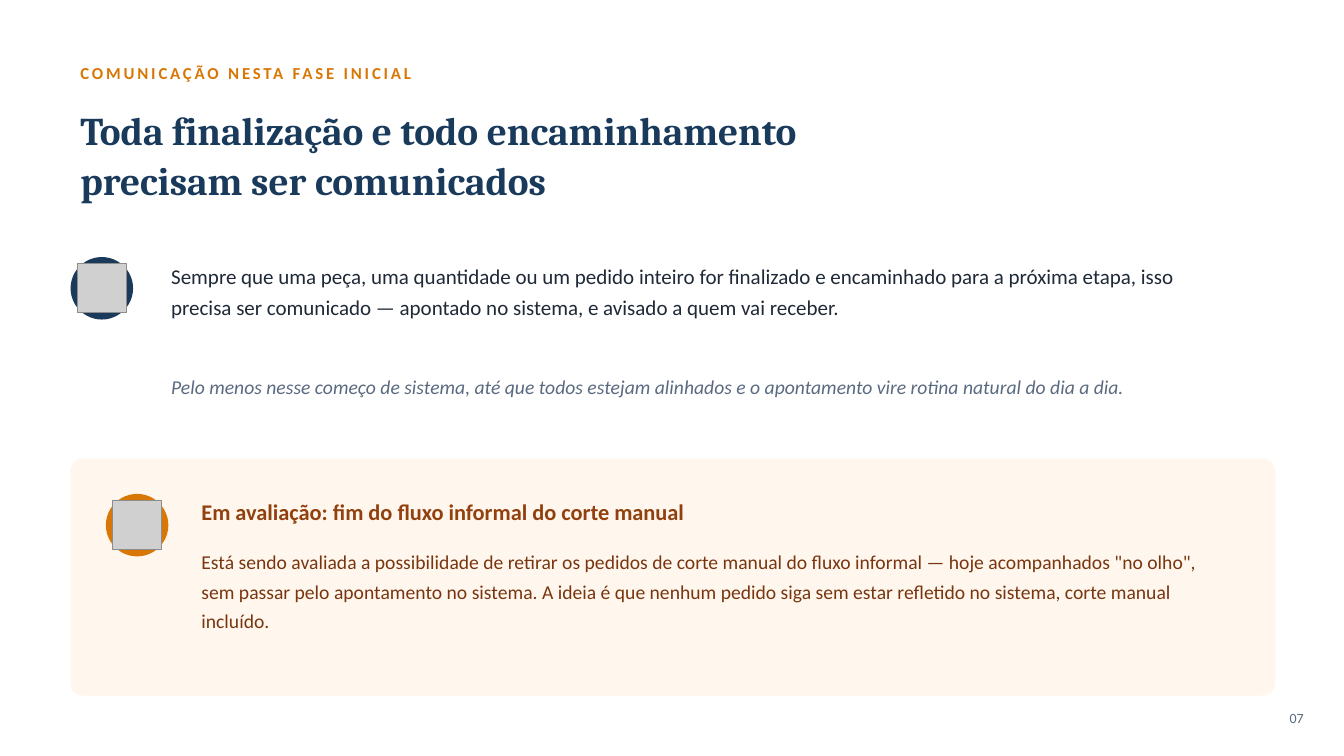
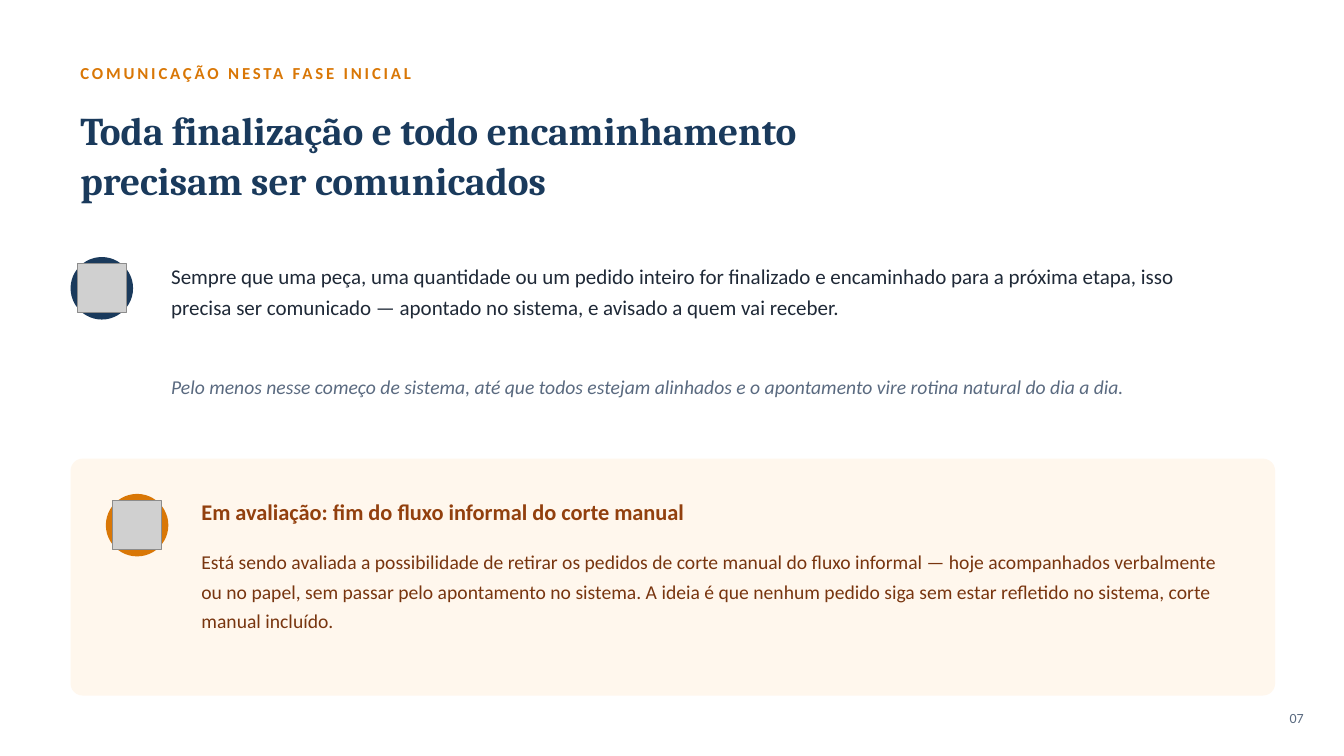
Before and after one commit to Guifarias2002/pcp-acosvital, a slide deck: slide 7 of docs/Apresentacao_Apontamentos_Lideres_2026-07.pptx. Drawn at 1344x756 pixels with LibreOffice and Linux fonts; fonts in the diff are those of the drawing; grey boxes stand for pictures. Boxes give left, top, right and bottom in pixels: in the first picture for what was removed or moved away, otherwise in the second. Text is boxed around its words. In the diff, an @@ line names an element or a change of style, - is before the commit and + after.

Commit message:
docs: ajusta texto do slide 7 (no olho -> verbalmente ou no papel)

```diff
--- a/docs/Apresentacao_Apontamentos_Lideres_2026-07.pptx
+++ b/docs/Apresentacao_Apontamentos_Lideres_2026-07.pptx
@@ text at (201, 555, 1215, 628): text changed @@
-Está sendo avaliada a possibilidade de retirar os pedidos de corte manual do fluxo informal — hoje acompanhados "no olho", sem passar pelo apontamento no sistema. A ideia é que nenhum pedido siga sem estar refletido no sistema, corte manual incluído.
+Está sendo avaliada a possibilidade de retirar os pedidos de corte manual do fluxo informal — hoje acompanhados verbalmente ou no papel, sem passar pelo apontamento no sistema. A ideia é que nenhum pedido siga sem estar refletido no sistema, corte manual incluído.
```
Also in this commit, not shown: 1 other file.
